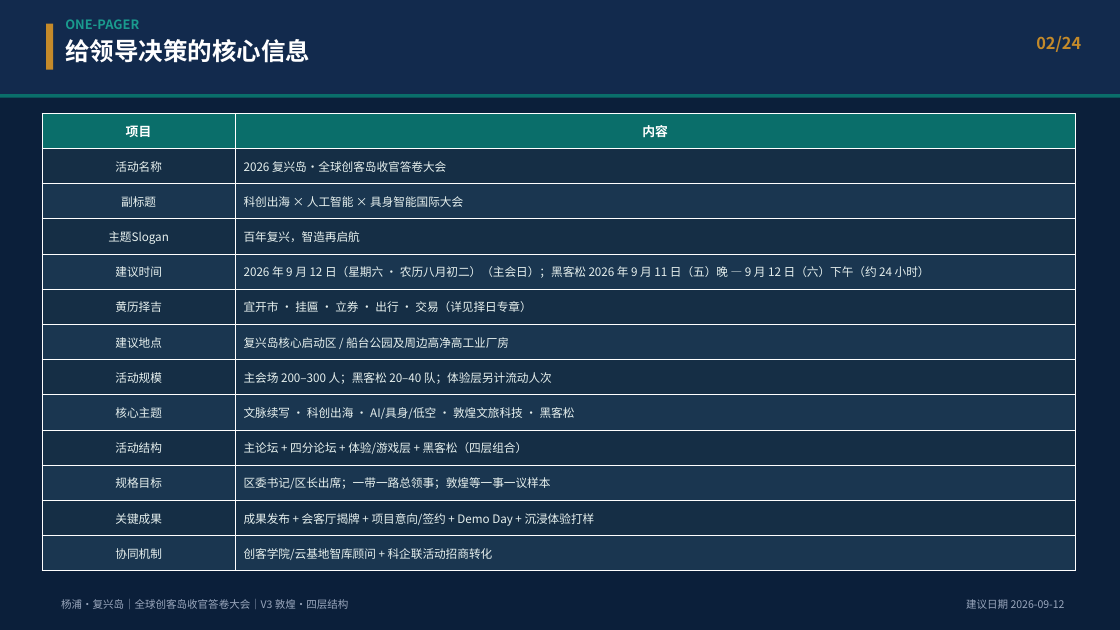
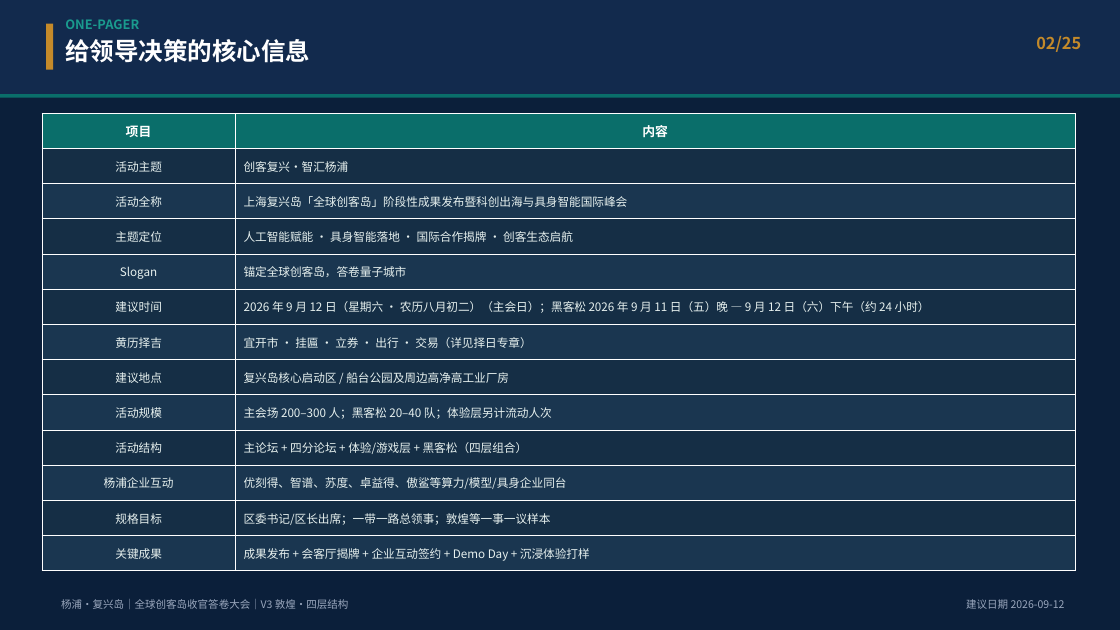
Before and after one commit to hujigang2010-maker/AIDEN, a slide deck: slide 2 of deliverables/复兴岛_全球创客岛_科创出海与具身智能国际大会_策划方案.pptx. Drawn at 1120x630 pixels with LibreOffice and Linux fonts; fonts in the diff are those of the drawing. Boxes give left, top, right and bottom in pixels: in the first picture for what was removed or moved away, otherwise in the second. Text is boxed around its words. In the diff, an @@ line names an element or a change of style, - is before the commit and + after.

```diff
--- a/deliverables/复兴岛_全球创客岛_科创出海与具身智能国际大会_策划方案.pptx
+++ b/deliverables/复兴岛_全球创客岛_科创出海与具身智能国际大会_策划方案.pptx
@@ text at [1036,36,1081,52]: text changed @@
-02/24
+02/25
@@ table at [42,113,1075,571] @@
-row 2: 活动名称 | 2026 复兴岛·全球创客岛收官答卷大会
-row 3: 副标题 | 科创出海 × 人工智能 × 具身智能国际大会
-row 4: 主题Slogan | 百年复兴，智造再启航
+row 2: 活动主题 | 创客复兴·智汇杨浦
+row 3: 活动全称 | 上海复兴岛「全球创客岛」阶段性成果发布暨科创出海与具身智能国际峰会
+row 4: 主题定位 | 人工智能赋能 · 具身智能落地 · 国际合作揭牌 · 创客生态启航
+row 5: Slogan | 锚定全球创客岛，答卷量子城市
-row 9: 核心主题 | 文脉续写 · 科创出海 · AI/具身/低空 · 敦煌文旅科技 · 黑客松
+row 11: 杨浦企业互动 | 优刻得、智谱、苏度、卓益得、傲鲨等算力/模型/具身企业同台
-row 12: 关键成果 | 成果发布 + 会客厅揭牌 + 项目意向/签约 + Demo Day + 沉浸体验打样
-row 13: 协同机制 | 创客学院/云基地智库顾问 + 科企联活动招商转化
+row 13: 关键成果 | 成果发布 + 会客厅揭牌 + 企业互动签约 + Demo Day + 沉浸体验打样
```
Also in this commit, not shown: 22 other slides changed, 2 slides added, 1 slide removed, 4 other files.
